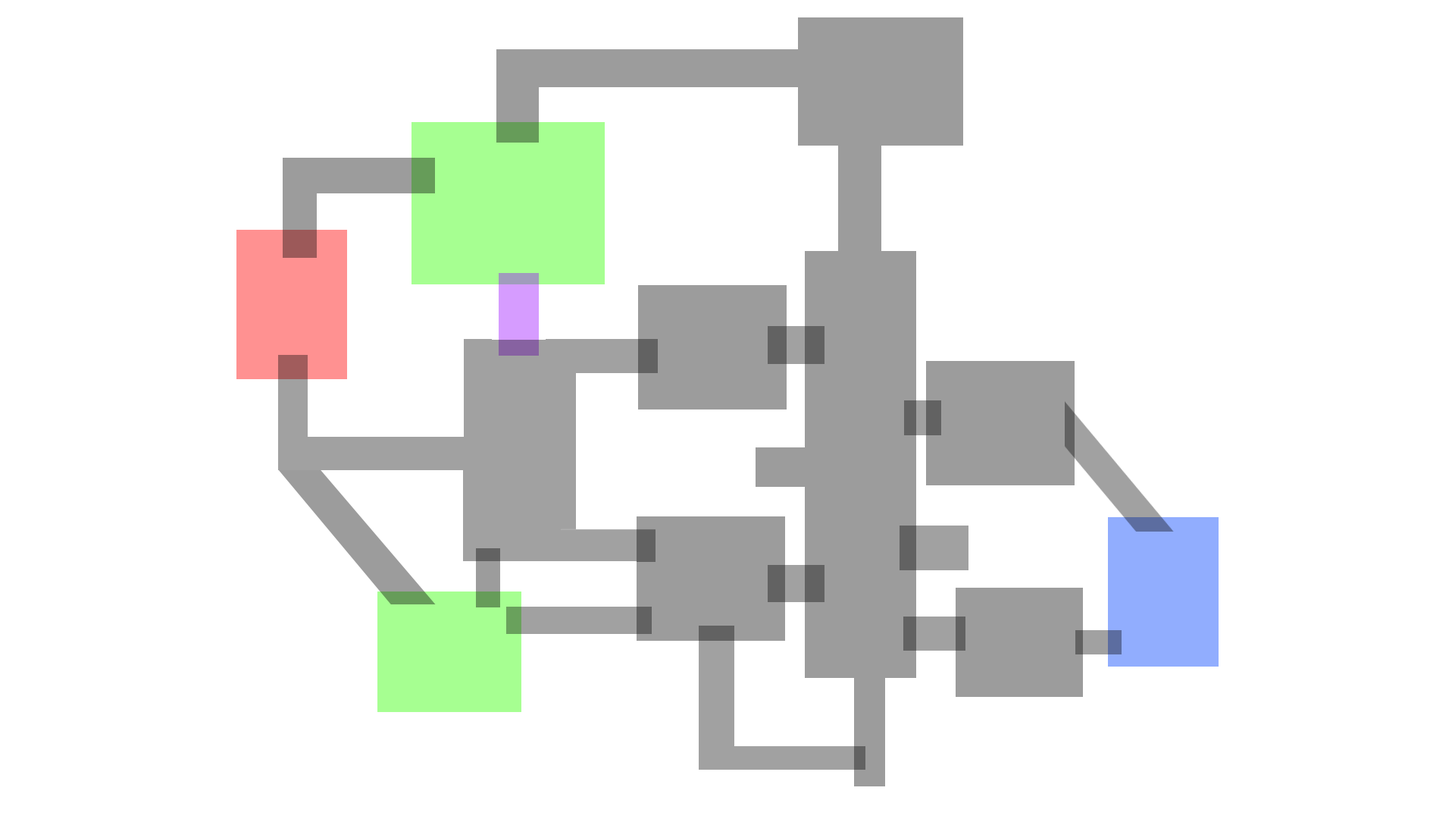
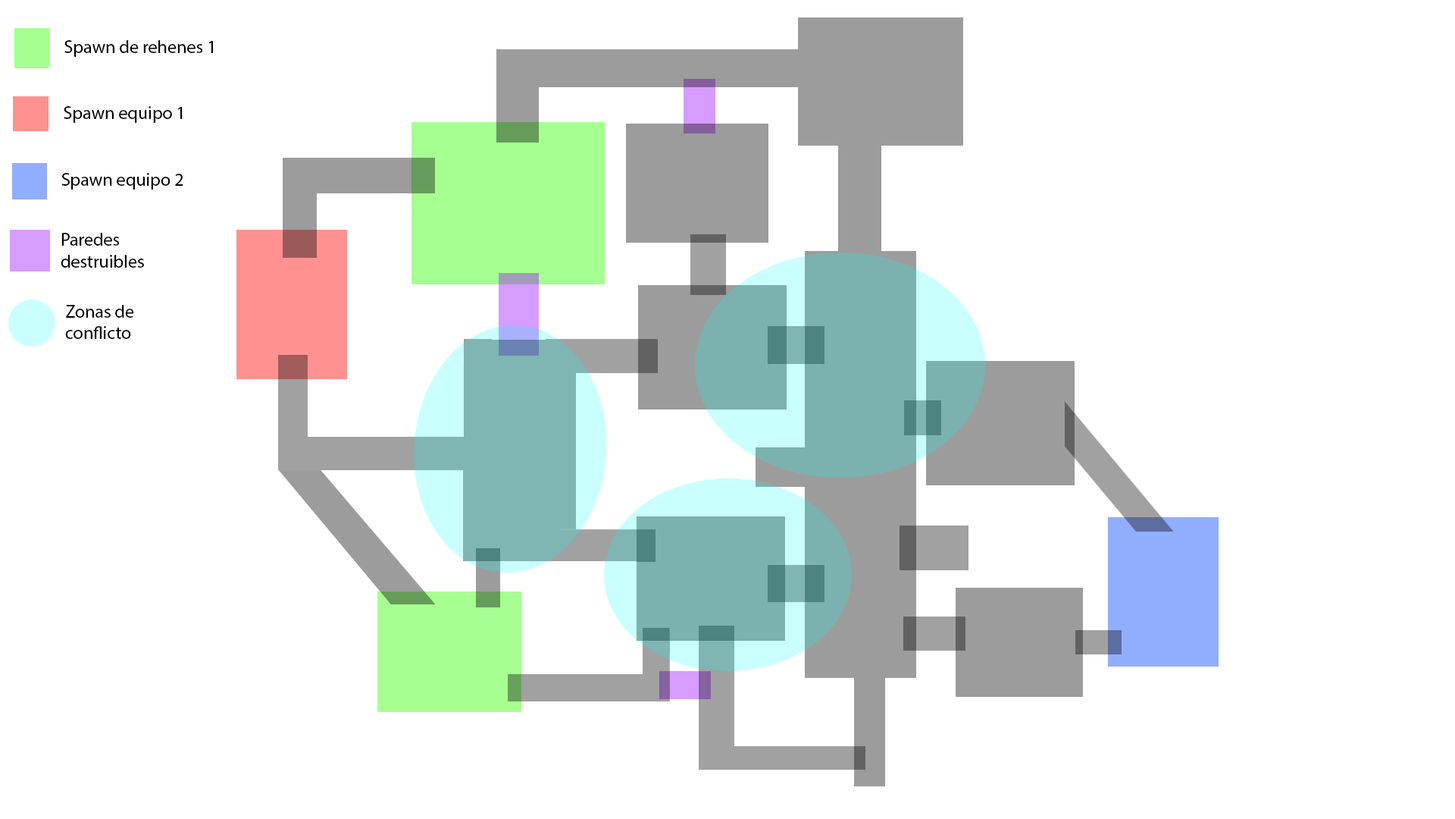
Two versions of the same layered image (1455x819). Layer-by-layer changes:
added layer "Capa 5" (21%) above "mapa" over [8, 252, 986, 671]
added group "mapa" with 4 layers above "indice" over [9, 28, 986, 702]
moved "Capa 3" into group "mapa", painted on it over [413, 234, 986, 702]
moved "Capa 2" into group "mapa", painted on it over [413, 78, 986, 702]
moved "Capa 4" into group "mapa", painted on it over [9, 78, 716, 699]
moved "Capa 1" into group "mapa", painted on it over [12, 28, 986, 702]
added group "indice" with 5 layers above "Fondo" over [60, 40, 213, 339]
added layer "Zonas de conflicto" in group "indice" over [65, 304, 135, 339]
added layer "Spawn equipo 2" in group "indice" over [61, 172, 184, 190]
added layer "Paredes destruibles" in group "indice" over [60, 232, 145, 268]
added layer "Spawn equipo 1" in group "indice" over [63, 106, 183, 123]
added layer "Spawn de rehenes 1" in group "indice" over [64, 40, 213, 57]
